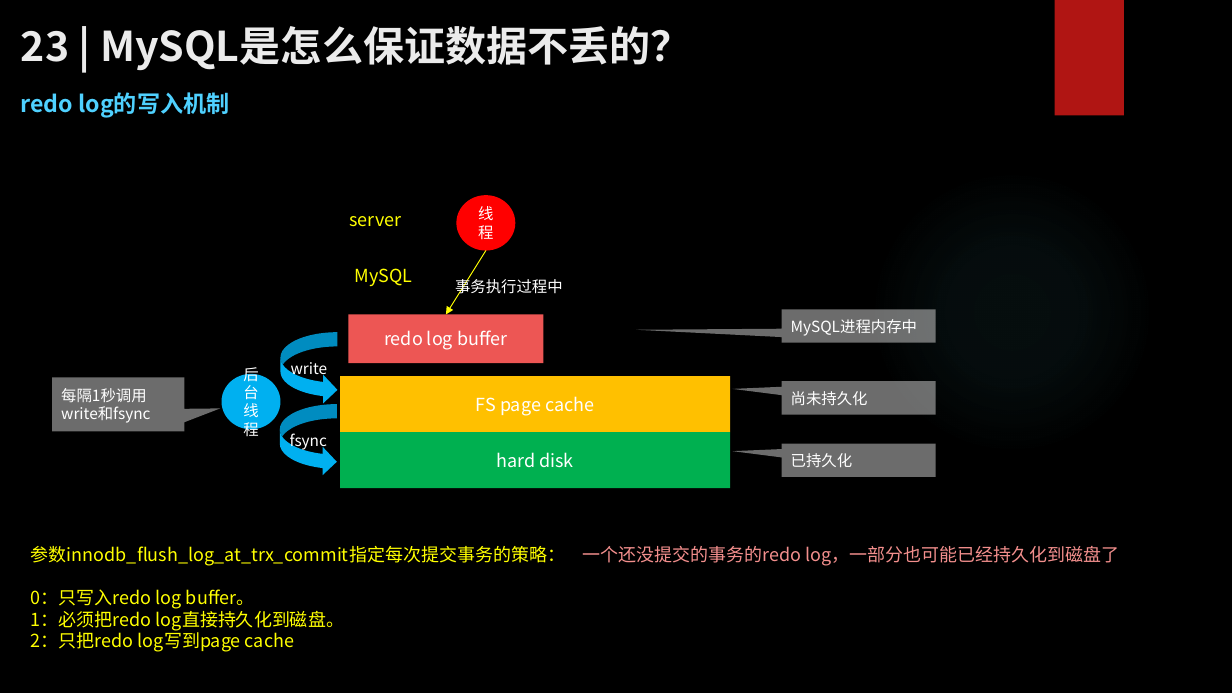
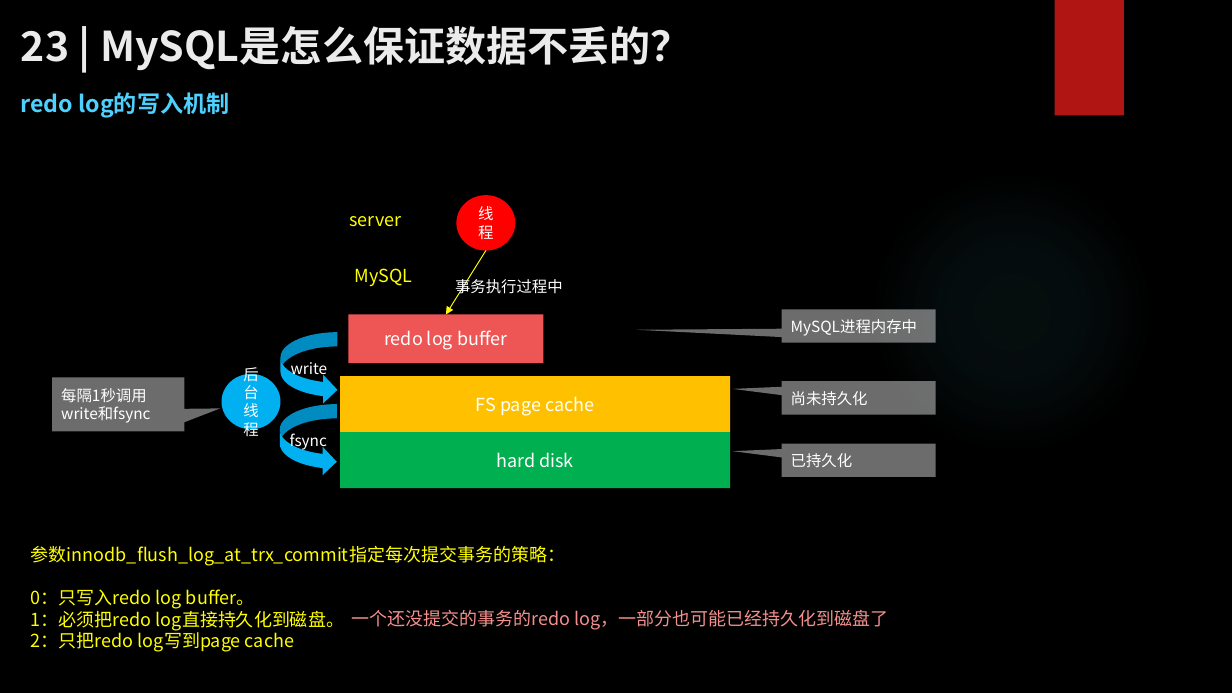
Before and after one commit to zhangkekf/reading-notes, a slide deck: slide 3 of MySQL实战/23MySQL是怎么保证数据不丢的？.pptx. Drawn at 1232x693 pixels with LibreOffice and Linux fonts; fonts in the diff are those of the drawing; background and template pictures are left out. Boxes give left, top, right and bottom in pixels: in the first picture for what was removed or moved away, otherwise in the second. Text is boxed around its words. In the diff, an @@ line names an element or a change of style, - is before the commit and + after.

```diff
--- a/MySQL实战/23MySQL是怎么保证数据不丢的？.pptx
+++ b/MySQL实战/23MySQL是怎么保证数据不丢的？.pptx
@@ text "一个还没提交的事务的redo log，一部分也可能已经持久化到磁盘了": place and size @@
-text "一个还没提交的事务的redo log，一部分也可能已经持久化到磁盘了" at bbox=[583, 546, 1120, 566]
+text "一个还没提交的事务的redo log，一部分也可能已经持久化到磁盘了" at bbox=[352, 610, 889, 630]
```
Also in this commit, not shown: 1 other slide changed.
